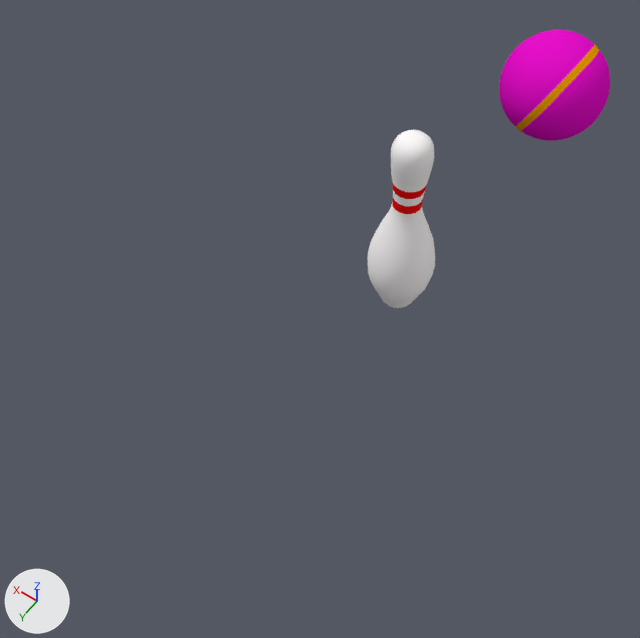
Renders of the Blender file bowling-alley/bowling-alley.blend from each side of a commit.
Camera for both pictures: a camera (50 mm lens) standing at (-4.81, 9.13, 12.5) and looking at (0.6, 1.56, 0.59). The lights are fixed; the arrows at lower left show +X, +Y and +Z.

Names of what the first picture shows: 'Bowling ball', 'Bowling pin'.
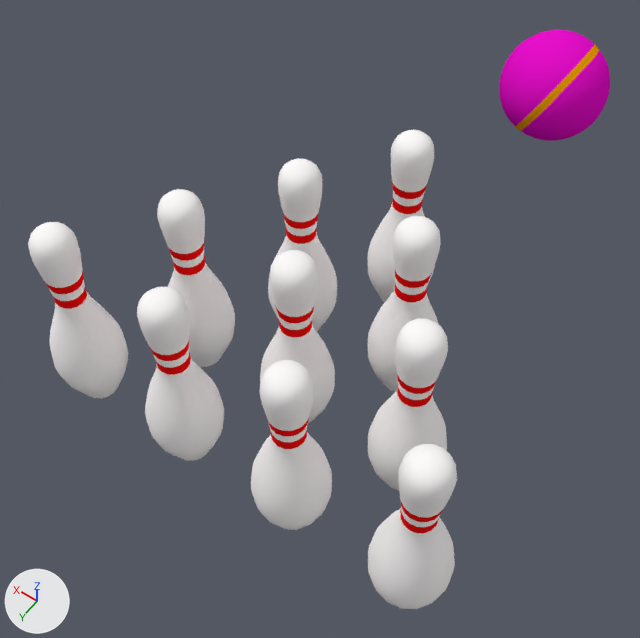
Commit message: working on bowling alley

Where the change shows, as pixel boxes (x1, y1, x2, y2) in the pictures (640 x 638 px):
'Bowling pin.004', added: after (368, 444, 457, 609)
'Bowling pin.005', added: after (251, 360, 332, 530)
'Bowling pin.009', added: after (137, 287, 224, 461)
'Bowling pin.001', added: after (28, 222, 128, 398)
'Bowling pin.007', added: after (368, 318, 448, 491)
'Bowling pin.006', added: after (157, 189, 235, 367)
'Bowling pin.008', added: after (260, 250, 335, 423)
'Bowling pin.002', added: after (368, 216, 441, 392)
'Bowling pin.003', added: after (268, 159, 337, 331)

Patch to the scene script:
```diff
--- a/bowling-alley/bowling-alley.blend.py
+++ b/bowling-alley/bowling-alley.blend.py
@@ ob_bowling_pin_001 @@
+ob_bowling_pin_001 = bpy.data.objects.new('Bowling pin.001', me_bowling_pin_mesh_002)
+ob_bowling_pin_001.location = (3.0, 4.5, 0.0)
+ob_bowling_pin_001.rotation_euler = (1.571, 0.0, 0.0)  # degrees (90, 0, 0)
@@ ob_bowling_pin_002 @@
+ob_bowling_pin_002 = bpy.data.objects.new('Bowling pin.002', me_bowling_pin_mesh_002)
+ob_bowling_pin_002.location = (-1.0, 1.5, 0.0)
+ob_bowling_pin_002.rotation_euler = (1.571, 0.0, 0.0)  # degrees (90, 0, 0)
@@ ob_bowling_pin_003 @@
+ob_bowling_pin_003 = bpy.data.objects.new('Bowling pin.003', me_bowling_pin_mesh_002)
+ob_bowling_pin_003.location = (1.0, 1.5, 0.0)
+ob_bowling_pin_003.rotation_euler = (1.571, 0.0, 0.0)  # degrees (90, 0, 0)
@@ ob_bowling_pin_004 @@
+ob_bowling_pin_004 = bpy.data.objects.new('Bowling pin.004', me_bowling_pin_mesh_002)
+ob_bowling_pin_004.location = (-3.0, 4.5, 0.0)
+ob_bowling_pin_004.rotation_euler = (1.571, 0.0, 0.0)  # degrees (90, 0, 0)
@@ ob_bowling_pin_005 @@
+ob_bowling_pin_005 = bpy.data.objects.new('Bowling pin.005', me_bowling_pin_mesh_002)
+ob_bowling_pin_005.location = (-1.0, 4.5, 0.0)
+ob_bowling_pin_005.rotation_euler = (1.571, 0.0, 0.0)  # degrees (90, 0, 0)
@@ ob_bowling_pin_006 @@
+ob_bowling_pin_006 = bpy.data.objects.new('Bowling pin.006', me_bowling_pin_mesh_002)
+ob_bowling_pin_006.location = (2.0, 3.0, 0.0)
+ob_bowling_pin_006.rotation_euler = (1.571, 0.0, 0.0)  # degrees (90, 0, 0)
@@ ob_bowling_pin_007 @@
+ob_bowling_pin_007 = bpy.data.objects.new('Bowling pin.007', me_bowling_pin_mesh_002)
+ob_bowling_pin_007.location = (-2.0, 3.0, 0.0)
+ob_bowling_pin_007.rotation_euler = (1.571, 0.0, 0.0)  # degrees (90, 0, 0)
@@ ob_bowling_pin_008 @@
+ob_bowling_pin_008 = bpy.data.objects.new('Bowling pin.008', me_bowling_pin_mesh_002)
+ob_bowling_pin_008.location = (0.0, 3.0, 0.0)
+ob_bowling_pin_008.rotation_euler = (1.571, 0.0, 0.0)  # degrees (90, 0, 0)
@@ ob_bowling_pin_009 @@
+ob_bowling_pin_009 = bpy.data.objects.new('Bowling pin.009', me_bowling_pin_mesh_002)
+ob_bowling_pin_009.location = (1.0, 4.5, 0.0)
+ob_bowling_pin_009.rotation_euler = (1.571, 0.0, 0.0)  # degrees (90, 0, 0)
```
